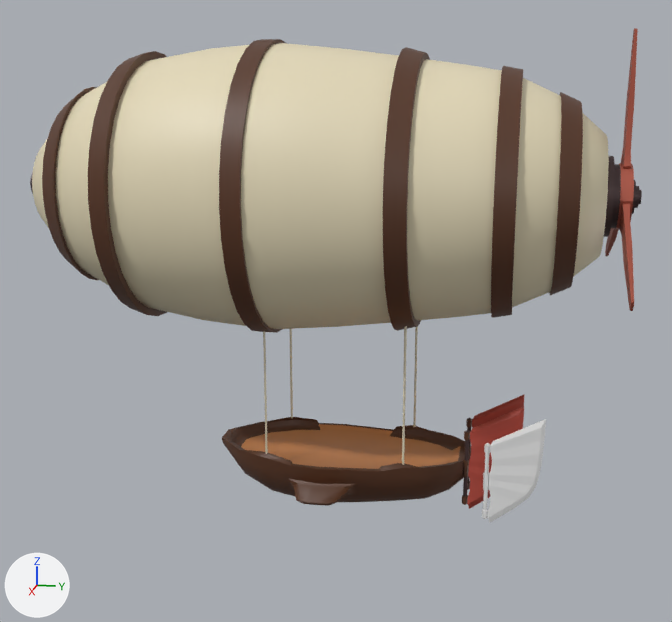
One commit to the FBX model Assets/WIP/Models/Airship/Airship.fbx: the scene before it, then after it.
Before and after are seen from a camera (50 mm lens) standing at (69.9, 11.6, 38.3) and looking at (-0.5, -2.5, 20.7). The lights are fixed; the arrows at lower left show +X, +Y and +Z. Where no turn or scale is listed for an object, it has been applied to the vertices. Vertices at the same position are counted once.

Objects in the first picture: 'Balloon', 'Cylinder(Part)', 'Fin(Part)', 'Fin1', 'Propeller', 'Ship'.
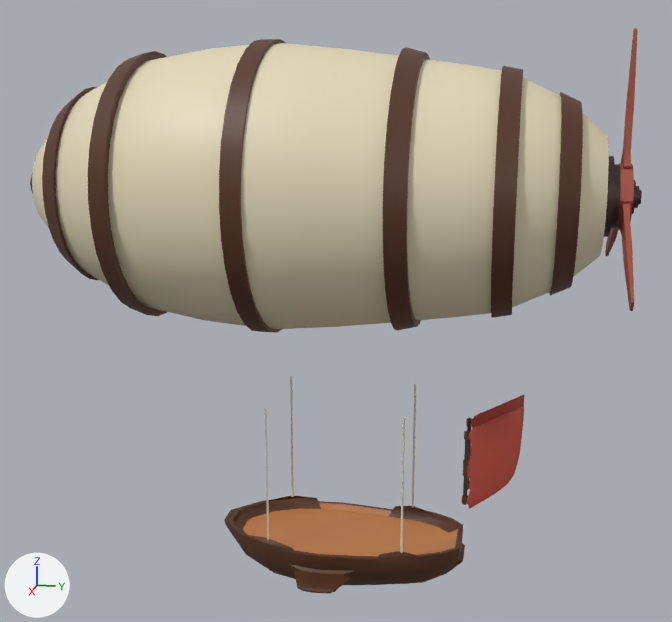
The newer file is also turned or shifted as a whole; pictures and numbers use the older file's frame.

The change in detail:
me_cube_003 has 627 vertices, 626 faces and spans x -313.0..270.0, y -40.0..19.0, z -62.0..520.0.
me_cube_003 is used by ob_ship; location (-4.07, 3.52, 10.18); rotation (1.571, 0.0, -2.356), in degrees (90, 0, -135); scale (-0.0277, -0.277, -0.0277).
me_cube_003 part 1: the whole mesh is multiplied about its middle by the matrix ((1.961, 0.0, 1.961), (0.0, -27.723, 0.0), (-1.961, 0.0, 1.961)), then moved by (22.0, 250.0, -279.0).
me_cylinder_002 has 1216 vertices, 1006 faces and spans x -11.1..11.1, y -25.3..21.7, z -11.1..11.1.
me_cylinder_002 is used by ob_balloon; location (0.0, -1.81, 30.33).
me_cylinder_002 part 2: its shading normals changed.
Object 'Ship' (ob_ship) moves from (-4.07, 3.52, 10.18) to (0.0, -1.9, 3.36).
Object 'Ship' (ob_ship) turns from (90, 0, -135) to (90, 0, 0) degrees about x, y and z.
Object 'Ship' (ob_ship) is rescaled from (-0.0277, -0.277, -0.0277) to (0.01, 0.01, 0.01).
Object 'Cylinder(Part)' (ob_cylinder_part) is deleted.
Object 'Fin(Part)' (ob_fin_part) is deleted.

Boxes [x1, y1, x2, y2] around the edits, measured in the pictures (672 x 622 px):
'Ship', reshaped, moved, turned, rescaled
    before: [222, 326, 465, 506]
    after: [224, 376, 465, 594]
'Fin(Part)', deleted
    before: [487, 419, 546, 523]
'Cylinder(Part)', deleted
    before: [482, 443, 491, 519]
